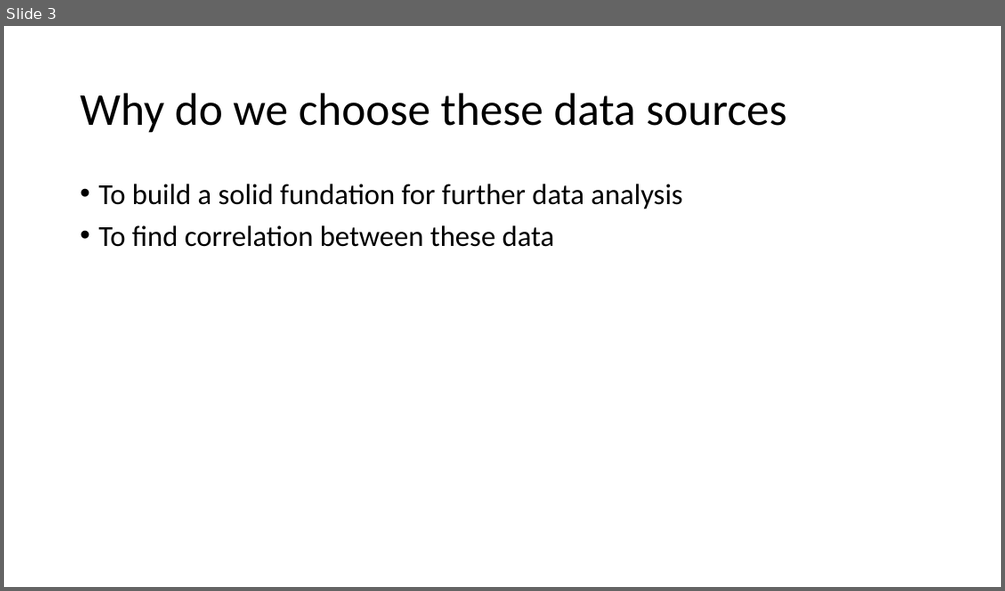
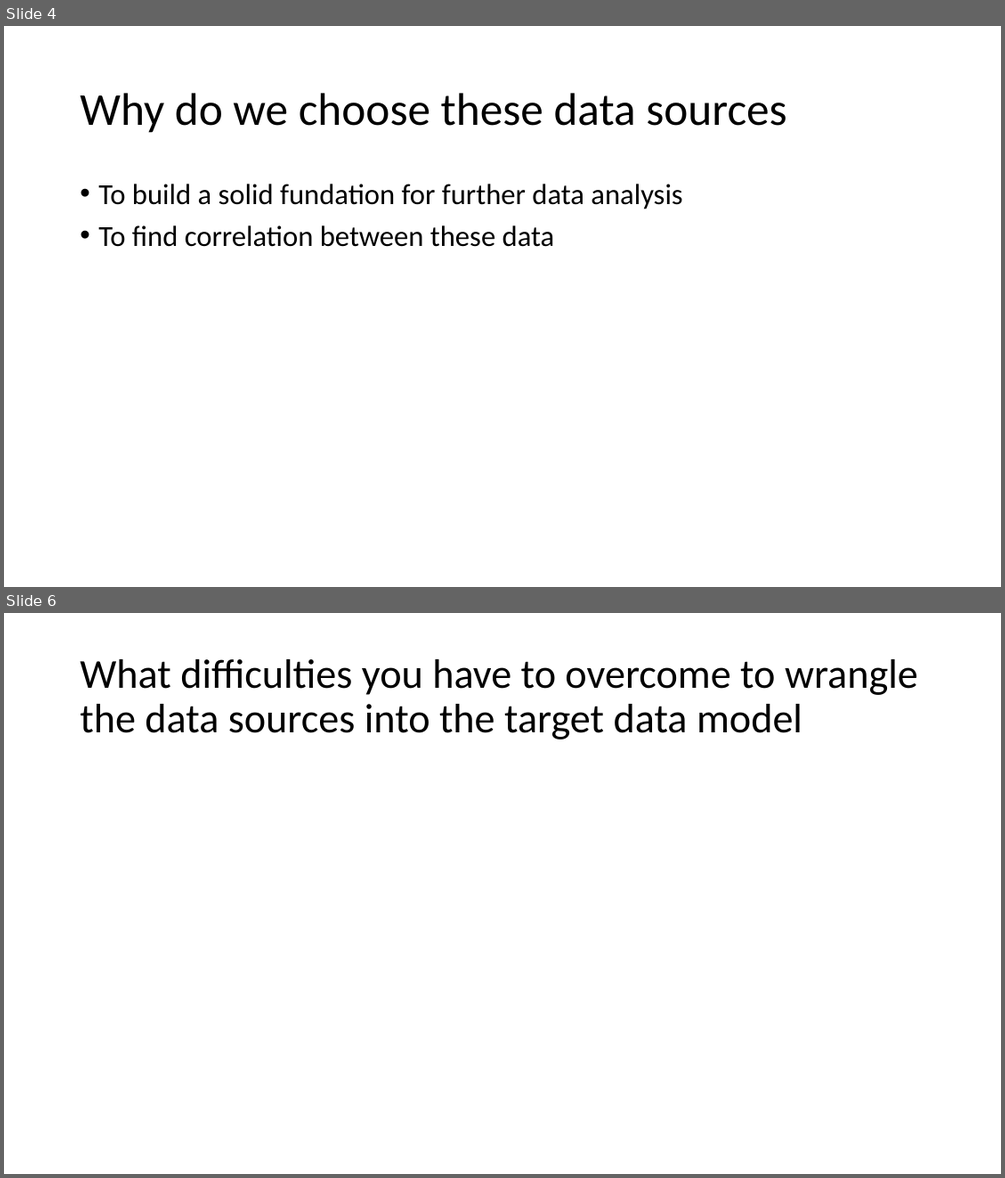
Before and after one commit to ansrali/data422-group-project, a slide deck: Group Project Presentation.pptx. Shown one above the other, each under a label of ours: slide 3 before the commit, slides 4 and 6 after it; the slides between them are not shown. The pictures are 1005x591 and 1005x1178 pixels, drawn with LibreOffice and Linux fonts; fonts in the diff are those of the drawing. Boxes give left, top, right and bottom in pixels: in the first picture for what was removed or moved away, otherwise in the second. Text is boxed around its words. In the diff, an @@ line names an element or a change of style, - is before the commit and + after.

```diff
--- a/Group Project Presentation.pptx
+++ b/Group Project Presentation.pptx
@@ slide 6 added at <box>4,613,1001,1174</box>, background #FFFFFF @@
@@ title added at <box>80,659,918,739</box>, 39.6 pt, text #000000 @@
+What difficulties you have to overcome to wrangle the data sources into the target data model
@@ what was slide 3 is now slide 4 @@
```
Also in this commit, not shown: 1 slide changed, 8 other slides added, 2 other files.
